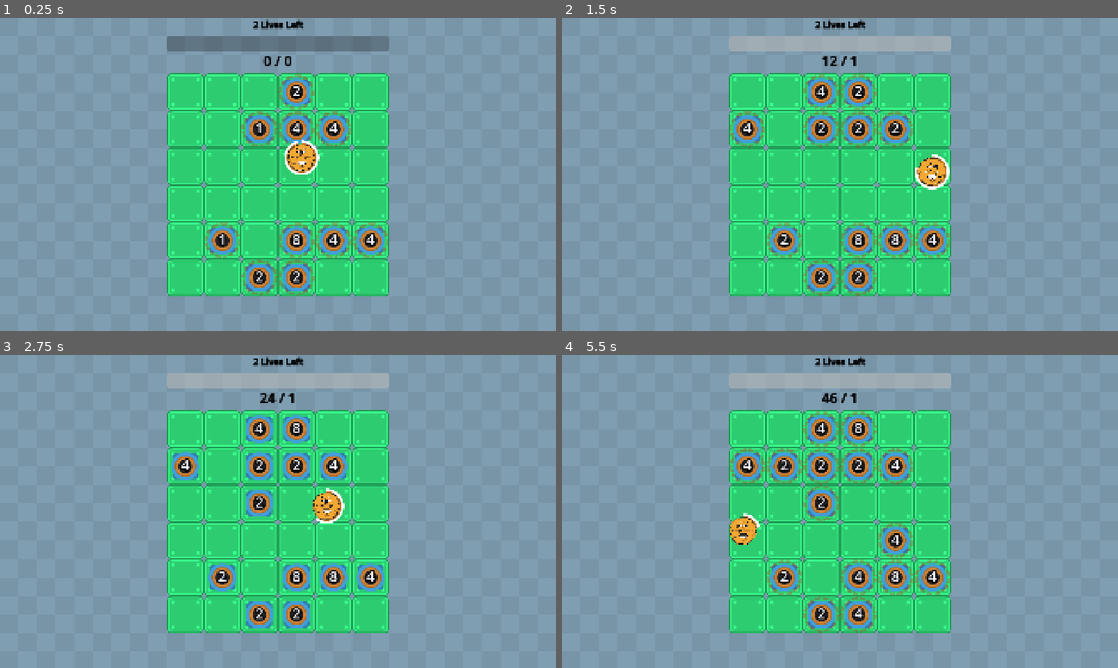
Above: before the commit, frames 1-4 (two rows, left to right).
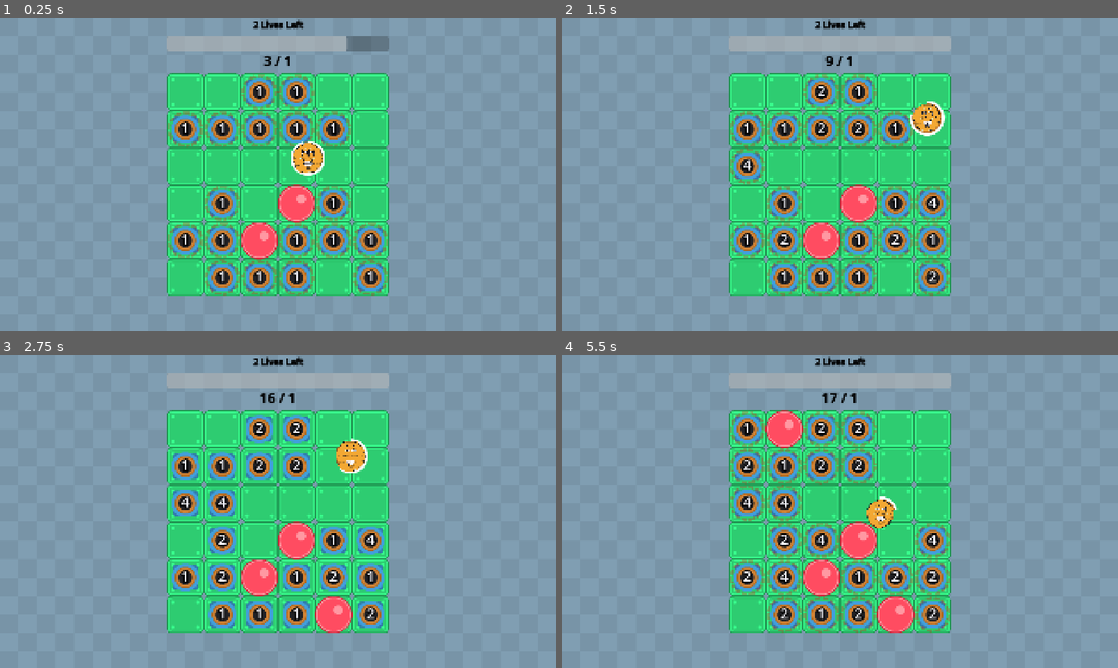
Above: after the commit, the same moments.

Repository: wanamelon/prototype_monorepo
Game: Godot game, scene res://source/bounce_main.tscn
Two runs of this game, one before a commit and one after it. Both use one fixed random seed, a clock stepped at 60 frames per second and the inputs below. Sound files missing from this copy of the repository are replaced by a short silence.
Inputs:
- Up to frame 1 (0.25 s): no input
- Up to frame 2 (1.5 s): no input
- Up to frame 3 (2.75 s): no input
- Up to frame 4 (5.5 s): no input

The runs differ from the first frame. In frame 1, 7.9% of the frame differs, in the area x 30-70%, y 5-89%; in frame 2, 7.0%; in frame 3, 7.6%; in frame 4, 9.9%, in the area x 30-70%, y 12-89%.

Commit message:
bounce pillar -> item

Diff:
--- a/roller/source/bounce_main.tscn
+++ b/roller/source/bounce_main.tscn
@@ -47,13 +47,18 @@
 item_id = 2
 metadata/_custom_type_script = "uid://ckw8rr21jqg1f"
 
+[sub_resource type="Resource" id="Resource_dxtcc"]
+script = ExtResource("2_0panw")
+item_id = 4
+metadata/_custom_type_script = "uid://ckw8rr21jqg1f"
+
 [sub_resource type="ShaderMaterial" id="ShaderMaterial_to078"]
 shader = ExtResource("1_p5ard")
 shader_parameter/saturation = 0.30000001425
 
 [node name="BounceMain" type="Node2D"]
 script = ExtResource("1_ovsfe")
-item_configs = Array[ExtResource("2_0panw")]([SubResource("R …(192 unchanged characters)… e_gh64m"), SubResource("Resource_j4338")])
+item_configs = Array[ExtResource("2_0panw")]([SubResource("R …(192 unchanged characters)… e_gh64m"), SubResource("Resource_j4338"), SubResource("Resource_dxtcc")])
 
 [node name="TextureRect" type="TextureRect" parent="."]
 material = SubResource("ShaderMaterial_to078")
--- a/roller/source/bounce_pillar.gd
+++ b/roller/source/bounce_pillar.gd
@@ -1,22 +1,19 @@
-class_name BouncePillar extends Node2D
+class_name BouncePillar extends ItemSystem.Item
 
 var hit_points: int = 5
 
-func _ready():
-	$Hitbox.body_entered.connect(self._on_body_entered)
+static func instance() -> BouncePillar:
+	return load("res://source/bounce_pillar.tscn").instantiate()
 
-func can_place(global_pos: Vector2, world_2d):
-	var query = PhysicsShapeQueryParameters2D.new()
-	query.shape = $Hitbox/CollisionShape2D.shape
-	query.transform = Transform2D(0, global_pos)
-	query.collision_mask = 1
-	query.collide_with_areas = false
-	var overlaps = world_2d.direct_space_state.intersect_shape(query)
-	return overlaps.is_empty()
-
-func _on_body_entered(body):
-	if body is PlayerBall:
-		hit_points -= 1
-	if hit_points <= 0:
-		body.on_tile_destroyed()
-		queue_free()
+func activate(state: MatchState):
+	if ($StaticBody2D/CollisionShape2D.disabled
+		and _item_root.is_safe_to_place($StaticBody2D/CollisionShape2D.shape, global_position)):
+		$StaticBody2D/CollisionShape2D.disabled = false
+	for event in state.last_tick_events:
+		if event is ItemSystem.FreshOverlapEvent:
+			var overlap := event as ItemSystem.FreshOverlapEvent
+			if overlap.first is Roller and overlap.second == self:
+				hit_points -= 1
+				if hit_points <= 0:
+					_add_event(ItemSystem.DespawnEvent.new(self, overlap.first))
+					break
--- a/roller/source/bounce_pillar.tscn
+++ b/roller/source/bounce_pillar.tscn
@@ -20,6 +20,7 @@
 
 [node name="CollisionShape2D" type="CollisionShape2D" parent="StaticBody2D"]
 shape = SubResource("CircleShape2D_kf50q")
+disabled = true
 
 [node name="Hitbox" type="Area2D" parent="."]
 
--- a/roller/source/game_board.gd
+++ b/roller/source/game_board.gd
@@ -45,7 +45,7 @@
 	item.tree_exited.connect(func (): _item_per_cell.erase(cell))
 	if item is BouncePillar:
 		$PlacementAudioPlayer.play()
-	elif item is TileObject:
+	elif item is Crop:
 		$SpawnCoinAudioPlayer.play()
 
 func _spawn_item_in_random_cell(item: Node2D, spawn_chance: float):
--- a/roller/source/item/crop_spawner.gd
+++ b/roller/source/item/crop_spawner.gd
@@ -4,6 +4,6 @@
 
 func activate(state: MatchState):
 	if state.tick == 0:
-		for i in range(10): # TODO: configurable?
+		for i in range(20): # TODO: configurable?
 			_add_event(ItemSystem.SpawnEvent.new(
-				func (): return Crop.instance(2, 1), ItemSystem.AnyFreeCell.new(), 1.0))
+				func (): return Crop.instance(1, 0), ItemSystem.AnyFreeCell.new(), 1.0))
--- a/roller/source/item/item_system.gd
+++ b/roller/source/item/item_system.gd
@@ -37,6 +37,8 @@
 			return SizeBuffOnDestroy.new()
 		ItemDef.ItemId.SPAWN_RANDOM_TILE_OBJECT:
 			return SpawnCropOnBounce.new()
+		ItemDef.ItemId.SPAWN_BOUNCE_PILLAR:
+			return SpawnBouncePillar.new()
 		ItemDef.ItemId.ROLLER:
 			var roller := Roller.instance()
 			roller.position = Vector2(1920, 1080) / 2.0
--- /dev/null
+++ b/roller/source/item/spawn_bounce_pillar.gd
@@ -0,0 +1,15 @@
+class_name SpawnBouncePillar extends ItemSystem.Item
+
+# TODO: ensure safe to place
+func activate(state: MatchState):
+	var bounce_pillar_count: int = Utils.filter(state.items, func(i): return i is BouncePillar).size()
+	if bounce_pillar_count >= 4:
+		return
+	for event in state.last_tick_events:
+		if event is ItemSystem.DespawnEvent:
+			var despawn := event as ItemSystem.DespawnEvent
+			if despawn.source is Roller and Utils.RNG.randf() < 1.5:
+				if bounce_pillar_count < 4:
+					_add_event(ItemSystem.SpawnEvent.new(
+						BouncePillar.instance, ItemSystem.AnyFreeCell.new(), 1.0))
+					bounce_pillar_count += 1
Not shown: 1 places in roller/source/bounce_main.tscn that only renumber resources
Not shown, added: roller/source/item/spawn_bounce_pillar.gd.uid
